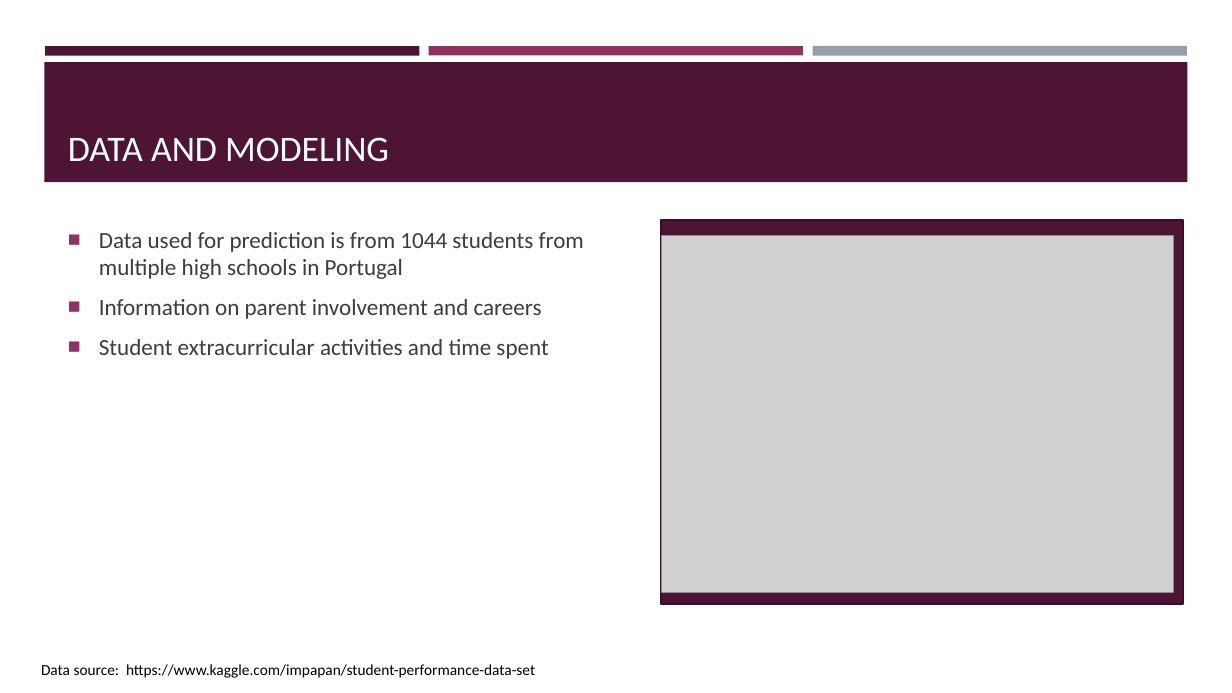
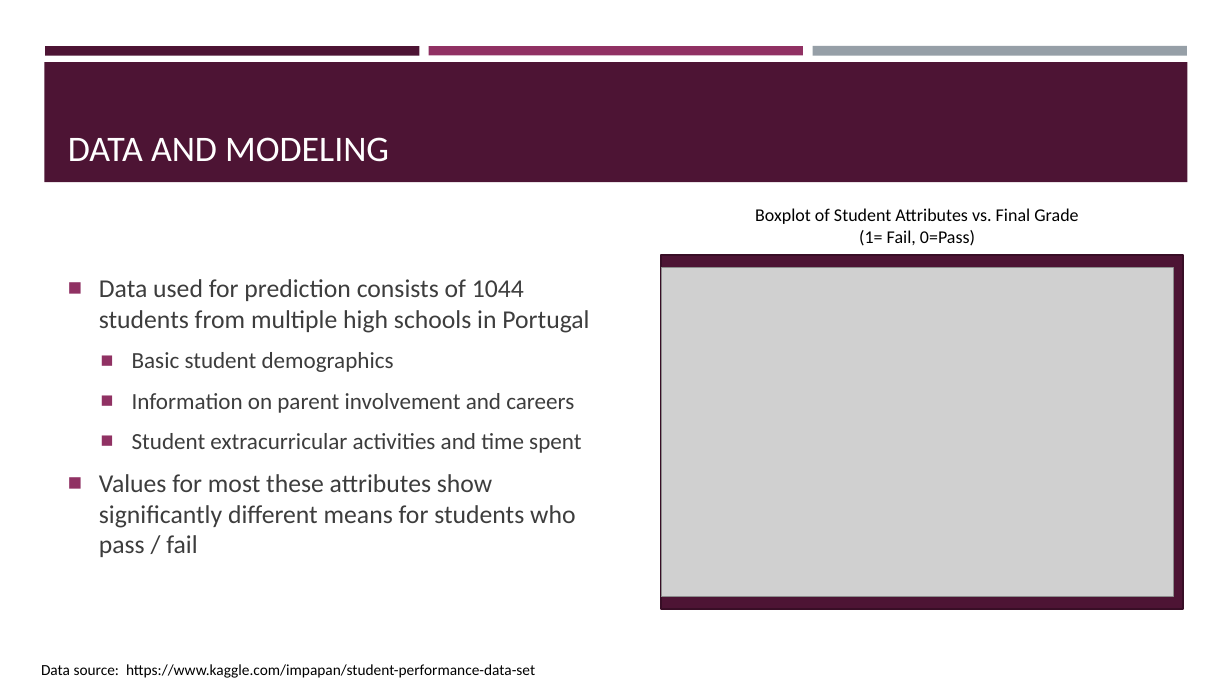
Before and after one commit to sabinabains/dsc-phase-3-project, a slide deck: slide 4 of dsc-phase-3-project-presentation 3.28.pptx. Drawn at 1232x693 pixels with LibreOffice and Linux fonts; fonts in the diff are those of the drawing; grey boxes stand for pictures. Boxes give left, top, right and bottom in pixels: in the first picture for what was removed or moved away, otherwise in the second. Text is boxed around its words. In the diff, an @@ line names an element or a change of style, - is before the commit and + after.

```diff
--- a/dsc-phase-3-project-presentation 3.28.pptx
+++ b/dsc-phase-3-project-presentation 3.28.pptx
@@ text added at box(755, 208, 1078, 246), 14 pt, text #000000 @@
+Boxplot of Student Attributes vs. Final Grade
+(1= Fail, 0=Pass)
@@ text "Data used for prediction consists ..." at box(99, 279, 589, 557): vertical alignment top to middle @@
@@ picture: place and size @@
-picture at box(662, 236, 1174, 592)
+picture at box(662, 268, 1174, 597)
@@ rectangle: place and size @@
-rectangle at box(662, 220, 1184, 604)
+rectangle at box(662, 255, 1184, 609)
@@ text at box(99, 279, 589, 372): text changed; size 18 to 20 pt @@
-■ Data used for prediction is from 1044 students from multiple high schools in Portugal
+■ Data used for prediction consists of 1044 students from multiple high schools in Portugal
+  ■ Basic student demographics
@@ text at box(132, 393, 581, 453): list level 1 to 2 in "Information on parent involvement and ..."; list level 1 to 2 in "Student extracurricular activities and time ..." @@
@@ text at box(99, 474, 575, 557): paragraph added @@
+■ Values for most these attributes show significantly different means for students who pass / fail
```
Also in this commit, not shown: 5 other slides changed, 3 slides added, 2 other files.
